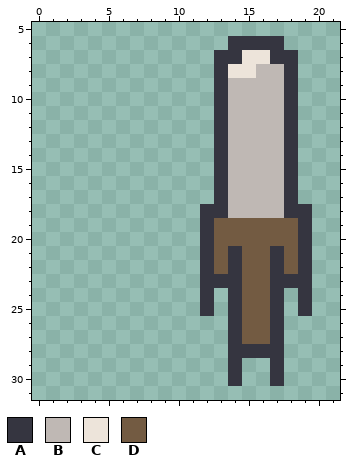
Edited in one commit: pixel-art sprite (lib/player/sprite/sword_iron_attack_0.png). The picture above was drawn from the file before the commit.
The file is 128x128 pixels, drawn in blocks of 4x4; one block is one cell here. Shown: x 0..21, y 5..31.
Palette (. is transparent): A #353540  B #bfb8b4  C #ede4da  D #735b42
Pixels before, first column x 12:
 6 ..AAAA..
 7 .AACCAA.
 8 .ACCBBA.
 9 .ABBBBA.
10 .ABBBBA.
11 .ABBBBA.
12 .ABBBBA.
13 .ABBBBA.
14 .ABBBBA.
15 .ABBBBA.
16 .ABBBBA.
17 .ABBBBA.
18 AABBBBAA
19 ADDDDDDA
20 ADDDDDDA
21 ADADDADA
22 ADADDADA
23 AAADDAAA
24 A.ADDA.A
25 A.ADDA.A
26 ..ADDA..
27 ..ADDA..
28 ..AAAA..
29 ..A..A..
30 ..A..A..
The result:
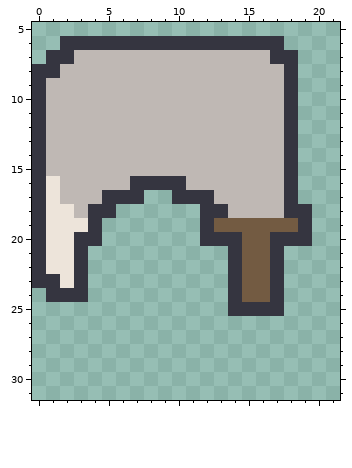
Change:
Colour A now appears in row 6 at x 2 to 13; in row 7 at x 1 to 2; in row 8 at x 0 to 1; in rows 9 to 15 at x 0; in row 16 at x 0 and 7 to 10; in row 17 at x 0, 5 to 7 and 10 to 12.
Colour A now appears in row 18 at x 0 and 4 to 5; in row 19 at x 0 and 4; in row 20 at x 0 and 3 to 4; in rows 21 to 22 at x 0 and 3; in row 23 at x 0 to 1 and 3; in row 24 at x 1 to 3.
The author changed colour D to colour A in row 20 at x 13 to 14 and 17 to 18; in row 25 at x 15 to 16.
Colour B now appears in row 7 at x 3 to 12; in row 8 at x 2 to 12; in rows 9 to 15 at x 1 to 12; in row 16 at x 2 to 6 and 11 to 12; in row 17 at x 2 to 4; in row 18 at x 3.
The author changed colour A to colour B in row 7 at x 13 to 14; in rows 8 to 17 at x 13.
The author changed colour C to colour B in row 7 at x 15 to 16; in row 8 at x 14 to 15.
Colour C now appears in rows 16 to 17 at x 1; in row 18 at x 1 to 2; in row 19 at x 1 to 3; in rows 20 to 22 at x 1 to 2; in row 23 at x 2.
Colour A is gone in rows 21 to 22 at x 12 and 19; in row 23 at x 12 to 13 and 18 to 19; in rows 24 to 25 at x 12 and 19; in rows 26 to 27 at x 14 and 17; in row 28 at x 14 to 17; in rows 29 to 30 at x 14 and 17.
Colour D is gone in rows 21 to 22 at x 13 and 18; in rows 26 to 27 at x 15 to 16.
Pixel boxes of the changes (left, top, right, bottom) in both pictures:
changed: (32, 36, 312, 386)
